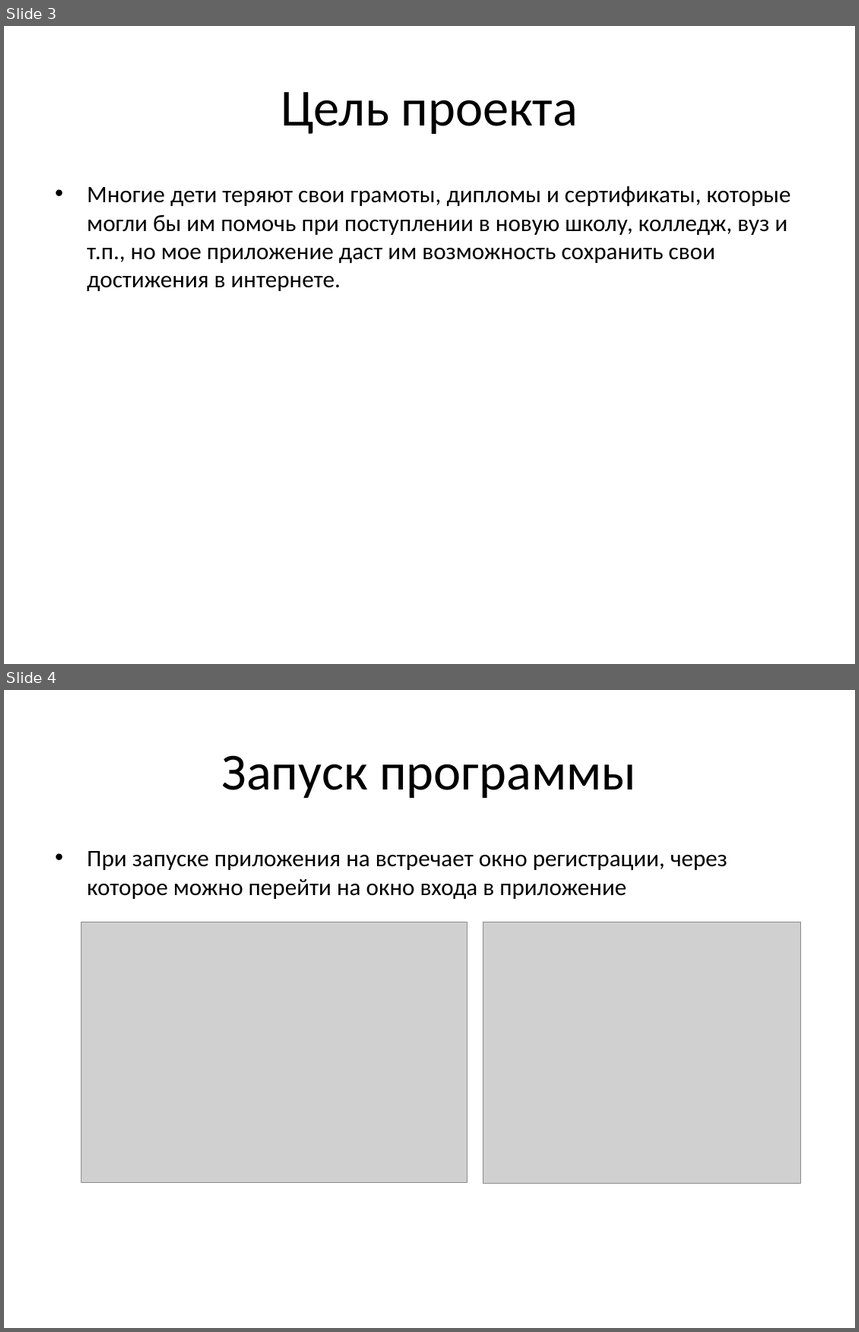
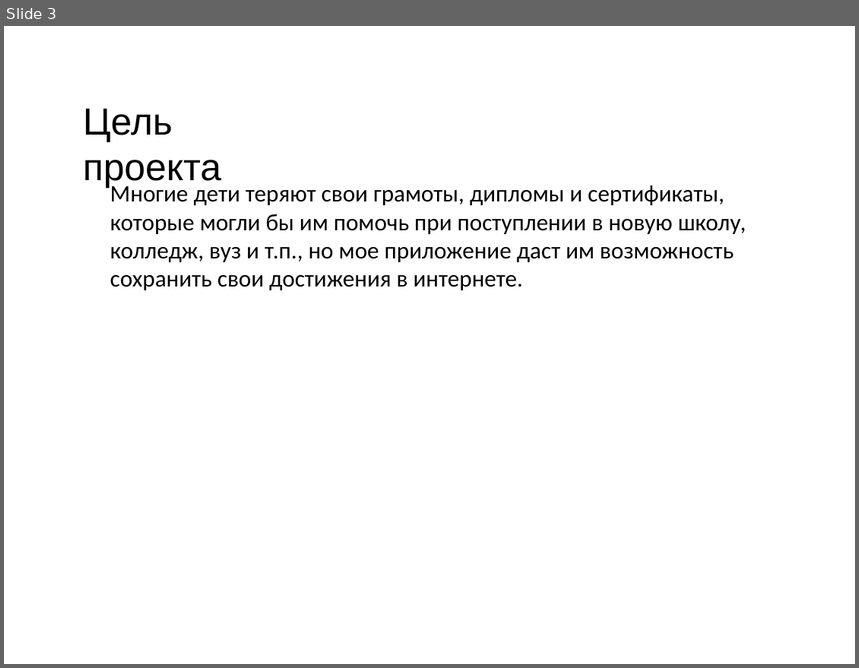
Before and after one commit to OCCCAS/Yandex, a slide deck: resources/PortSave.pptx. Shown one above the other, each under a label of ours: slides 3 and 4 before the commit, slide 3 after it. The pictures are 859x1332 and 859x668 pixels, drawn with LibreOffice and Linux fonts; fonts in the diff are those of the drawing; grey boxes stand for pictures; background and template pictures are left out. Boxes give left, top, right and bottom in pixels: in the first picture for what was removed or moved away, otherwise in the second. Text is boxed around its words. In the diff, an @@ line names an element or a change of style, - is before the commit and + after.

```diff
--- a/resources/PortSave.pptx
+++ b/resources/PortSave.pptx
@@ slide 4 removed at (4,690,855,1328), background #FFFFFF @@
@@ title removed at (222,755,636,798) @@
-Запуск программы
@@ text removed at (87,851,728,899) @@
-• При запуске приложения на встречает окно регистрации, через которое можно перейти на окно входа в приложение
@@ picture removed at (82,923,467,1182) @@
@@ picture removed at (484,923,800,1184) @@
@@ slide 3 changed as well @@
@@ text "Цель проекта": place and size @@
-text "Цель проекта" at (281,92,579,134)
+text "Цель проекта" at (83,108,221,188)
@@ text "Цель проекта" at (83,108,221,188): size 44 to 32 pt, font Calibri to Arial; alignment centre to left; vertical alignment middle to top @@
@@ text "Многие дети теряют свои грамоты, ...": place and size @@
-text "Многие дети теряют свои грамоты, ..." at (87,186,791,291)
+text "Многие дети теряют свои грамоты, ..." at (110,186,747,290)
@@ text "Многие дети теряют свои грамоты, ..." at (110,186,747,290): bullet • to none @@
```
Also in this commit, not shown: 1 other slide changed, 6 slides added, 4 other slides removed.
